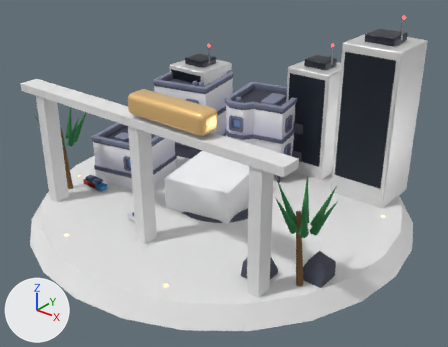
The glTF model public/models/buildings/town-T4.glb, before and after one commit.
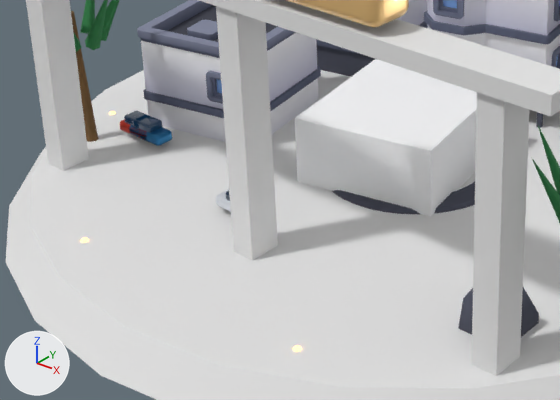
The first picture shows the older version from a camera (50 mm lens) standing at (5.71, -7.08, 5.4) and looking at (0.22, -0.22, 1.14). The close-ups show the older and then the newer version on the part from 6% to 64% of the width and 36% to 89% of the height of that picture. Only the edits that show in the close-ups are written down. Arrows for +X, +Y and +Z are at lower left; the lights stay in place. Where no turn or scale is listed for an object, it has been applied to the vertices.
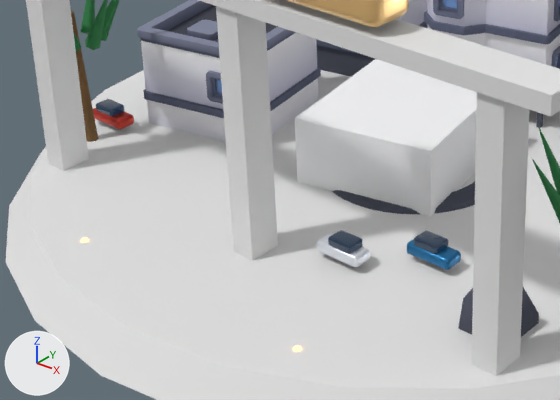
Boxes (x1, y1, x2, y2) around the edits, measured in the close-ups (560 x 400 px):
'Mesh_39', moved: before (129, 125, 172, 146); after (407, 239, 461, 270)
'Mesh_37', moved: before (216, 189, 231, 212); after (317, 233, 370, 267)
'Mesh_40', moved: before (134, 114, 162, 133); after (414, 230, 448, 254)
'Mesh_36', moved: before (124, 111, 150, 128); after (96, 99, 124, 117)
'Mesh_38', moved (mostly hidden before): before (226, 191, 230, 201); after (328, 230, 363, 254)
'Mesh_35', moved: before (120, 120, 146, 140); after (93, 108, 134, 129)

The edits, one by one:
Object 'Mesh_35' (ob_mesh_35) moves from (-1.855, -1.15, 0.69) to (-2.2, -1.15, 0.69).
Object 'Mesh_36' (ob_mesh_36) moves from (-1.875, -1.15, 0.76) to (-2.22, -1.15, 0.76).
Object 'Mesh_37' (ob_mesh_37) moves from (-0.397, -1.5, 0.69) to (0.572, -1.5, 0.69).
Object 'Mesh_38' (ob_mesh_38) moves from (-0.377, -1.5, 0.76) to (0.592, -1.5, 0.76).
Object 'Mesh_39' (ob_mesh_39) moves from (-1.751, -1.15, 0.69) to (1.056, -1.15, 0.69).
Object 'Mesh_40' (ob_mesh_40) moves from (-1.771, -1.15, 0.76) to (1.036, -1.15, 0.76).
